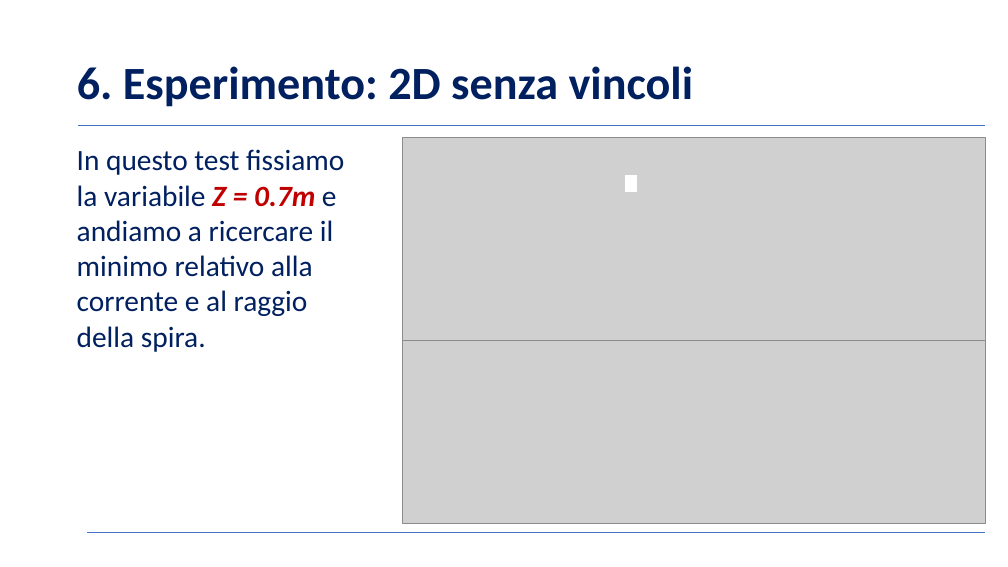
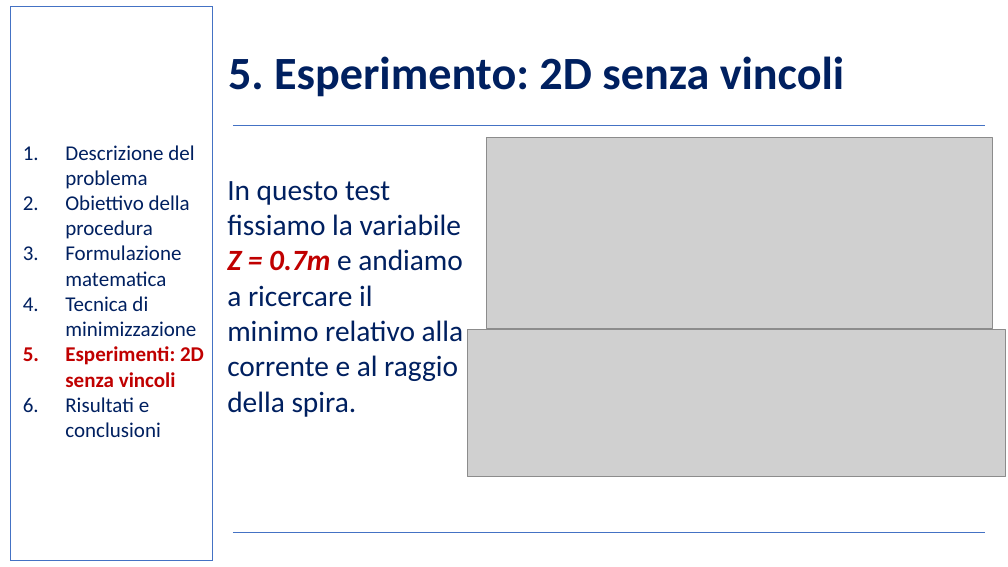
Before and after one commit to BernardoGiordano/NelderMeadMethod, a slide deck: slide 12 of writeup/Slides.pptx. Drawn at 1008x567 pixels with LibreOffice and Linux fonts; fonts in the diff are those of the drawing; grey boxes stand for pictures; background and template pictures are left out. Boxes give left, top, right and bottom in pixels: in the first picture for what was removed or moved away, otherwise in the second. Text is boxed around its words. In the diff, an @@ line names an element or a change of style, - is before the commit and + after.

```diff
--- a/writeup/Slides.pptx
+++ b/writeup/Slides.pptx
@@ rectangle added at box(11, 6, 212, 561), outline #4472C4 1 pt @@
@@ title at box(228, 56, 844, 97): text changed @@
-6. Esperimento: 2D senza vincoli
+5. Esperimento: 2D senza vincoli
@@ text added at box(65, 145, 204, 437), 20 pt, text #002060 @@
+1. Descrizione del problema
+2. Obiettivo della procedura
+3. Formulazione matematica
+4. Tecnica di minimizzazione
+5. Esperimenti: 2D senza vincoli
+6. Risultati e conclusioni
@@ line moved from (78, 125) - (985, 125) to (233, 125) - (985, 125) @@
@@ picture: place and size @@
-picture at box(402, 138, 985, 340)
+picture at box(487, 138, 993, 329)
@@ text "In questo test fissiamo la ..." rewrapped from box(77, 149, 344, 352) to box(227, 181, 464, 417) @@
@@ rectangle removed at box(625, 176, 637, 191) @@
@@ picture: place and size @@
-picture at box(402, 340, 985, 523)
+picture at box(467, 330, 1006, 477)
@@ line moved from (87, 533) - (985, 533) to (233, 533) - (985, 533) @@
```
Also in this commit, not shown: 18 other slides changed, 9 other files.
